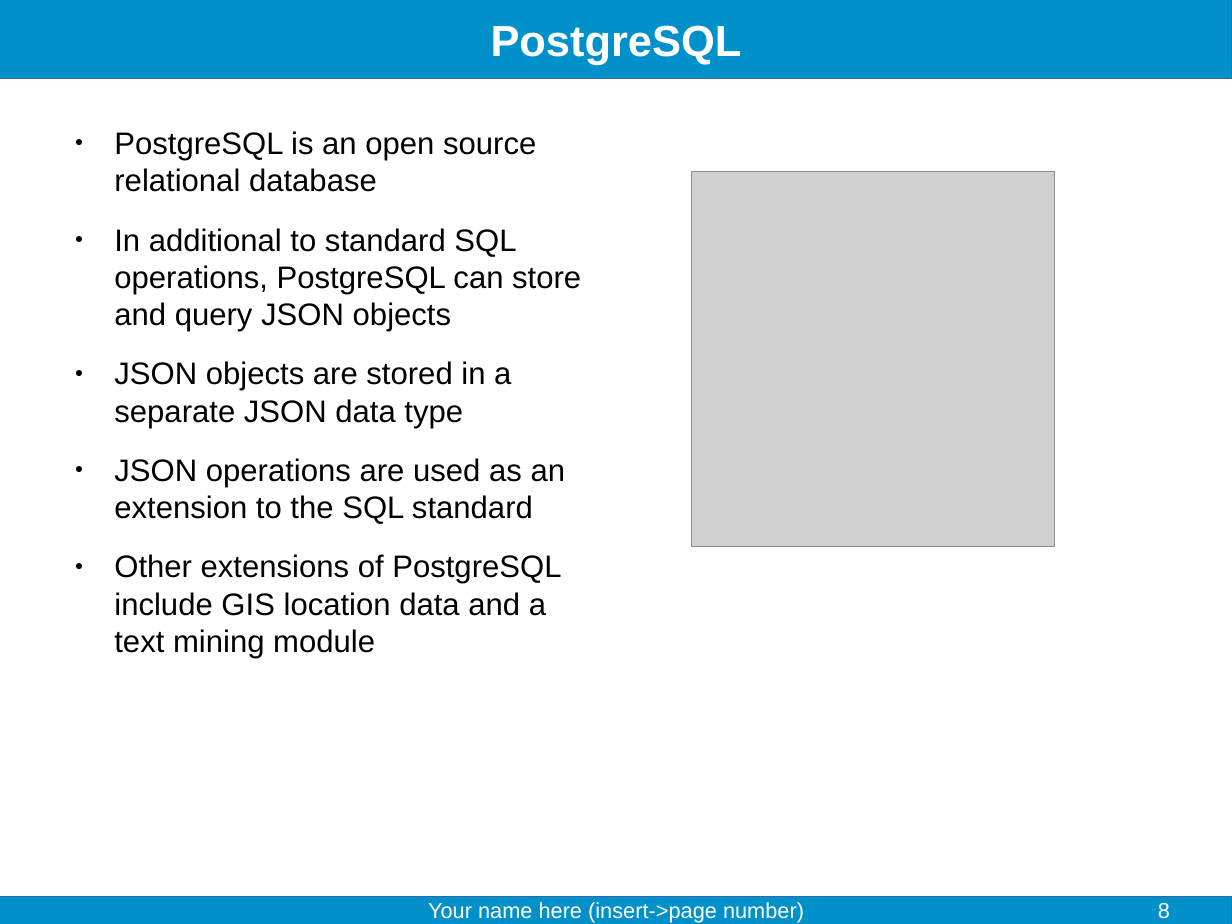
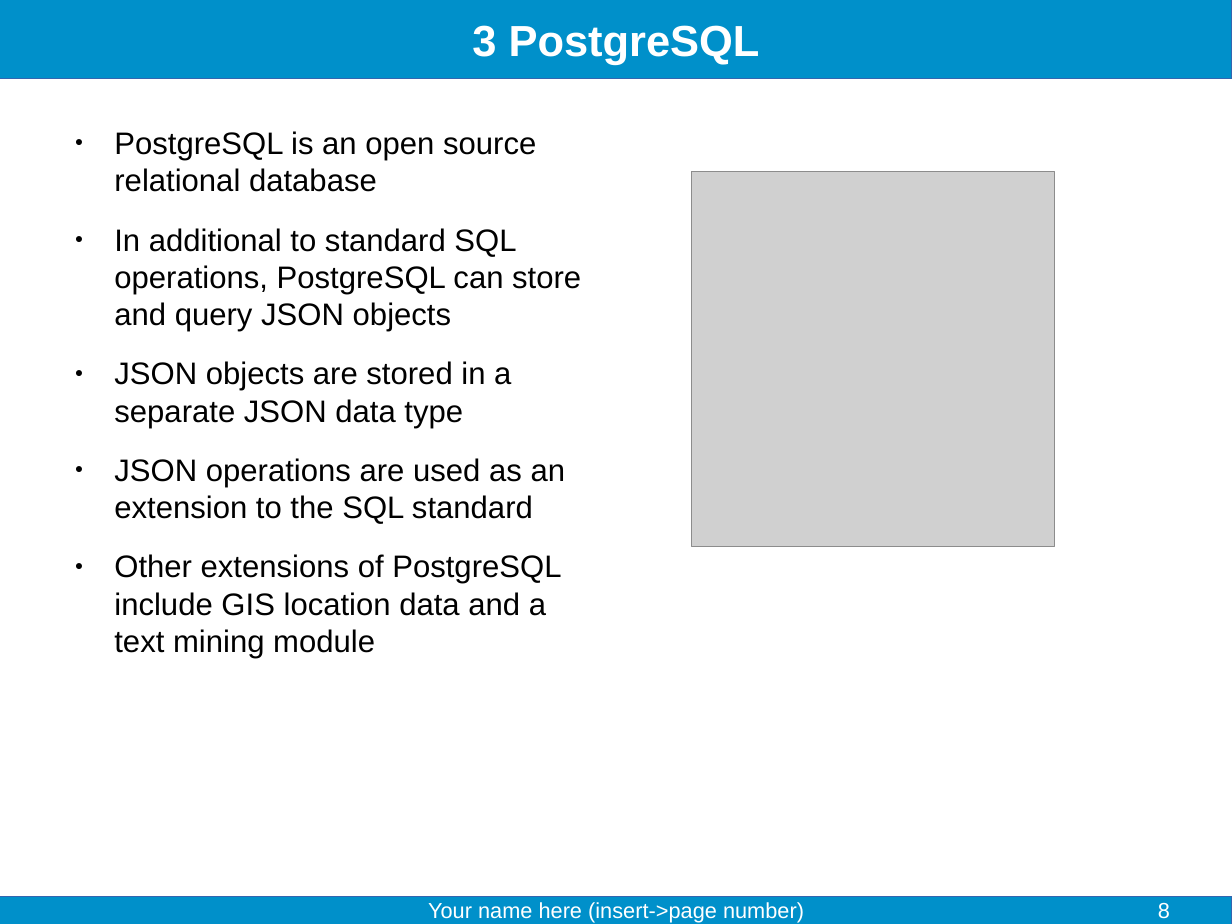
Before and after one commit to fjelltopp/training, a slide deck: slide 8 of data_storage_solutions/Data storage solutions.odp. Drawn at 1232x924 pixels with LibreOffice and Linux fonts; fonts in the diff are those of the drawing; grey boxes stand for pictures. Boxes give left, top, right and bottom in pixels: in the first picture for what was removed or moved away, otherwise in the second. Text is boxed around its words. In the diff, an @@ line names an element or a change of style, - is before the commit and + after.

```diff
--- a/data_storage_solutions/Data storage solutions.odp
+++ b/data_storage_solutions/Data storage solutions.odp
@@ title at (472, 25, 760, 65): text changed @@
-PostgreSQL
+3 PostgreSQL
```
Also in this commit, not shown: 5 other slides changed, 3 slides added, 10 other files.
